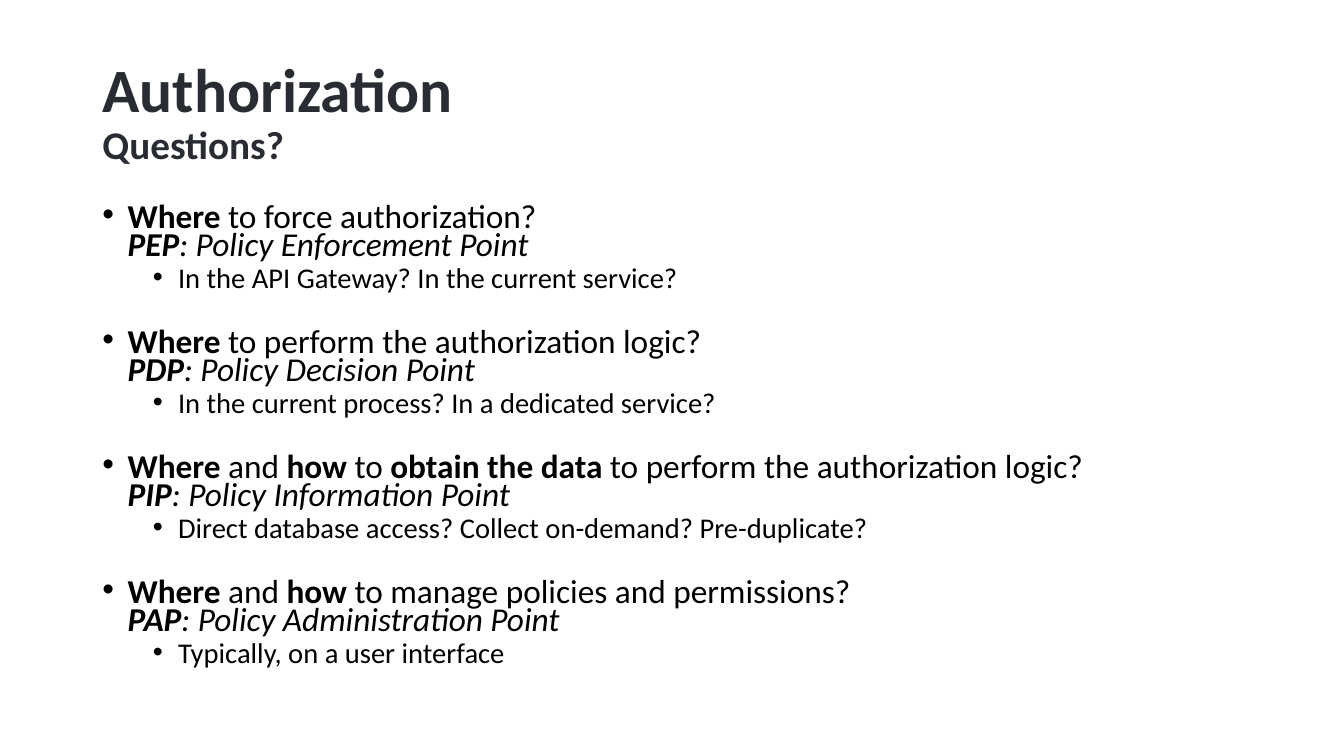
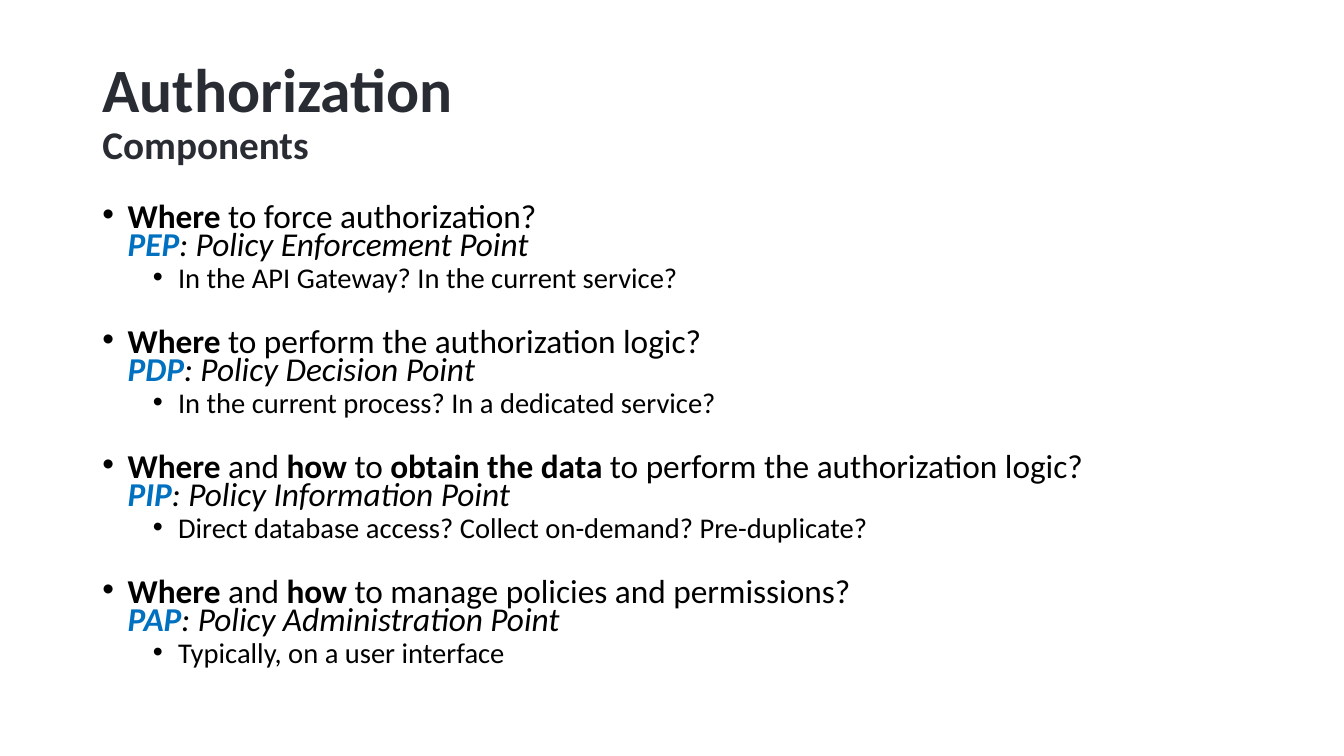
Before and after one commit to hikalkan/presentations, a slide deck: slide 8 of 2022-10-15 Authorization-In-Distributed-Systems/Authorization-In-Distributed-Systems.pptx. Drawn at 1344x756 pixels with LibreOffice and Linux fonts; fonts in the diff are those of the drawing; background and template pictures are left out. Boxes give left, top, right and bottom in pixels: in the first picture for what was removed or moved away, otherwise in the second. Text is boxed around its words. In the diff, an @@ line names an element or a change of style, - is before the commit and + after.

```diff
--- a/2022-10-15 Authorization-In-Distributed-Systems/Authorization-In-Distributed-Systems.pptx
+++ b/2022-10-15 Authorization-In-Distributed-Systems/Authorization-In-Distributed-Systems.pptx
@@ title at (x1=102, y1=68, x2=452, y2=165): text changed @@
-Authorization
-Questions?
+Authorization
+Components
@@ text at (x1=128, y1=204, x2=1083, y2=637): text colour #000000 to #0070C0 in "PEP:", "PDP:", "PIP:", "PAP:" @@
```
Also in this commit, not shown: 12 slides added.
